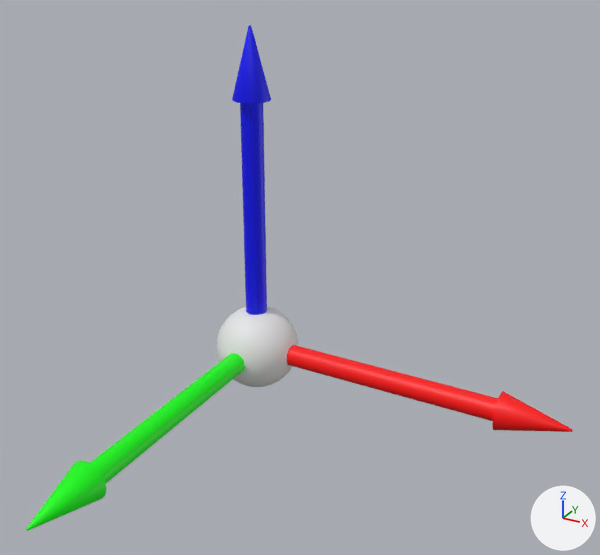
A saved change to the Blender file models/frame1.blend.
Before and after are seen from a 50 mm lens placed at (9.57, -15.24, 9.69), pointed at (1.81, -1.12, 2.63). Lighting does not change. The marker at lower right points along +X, +Y and +Z.
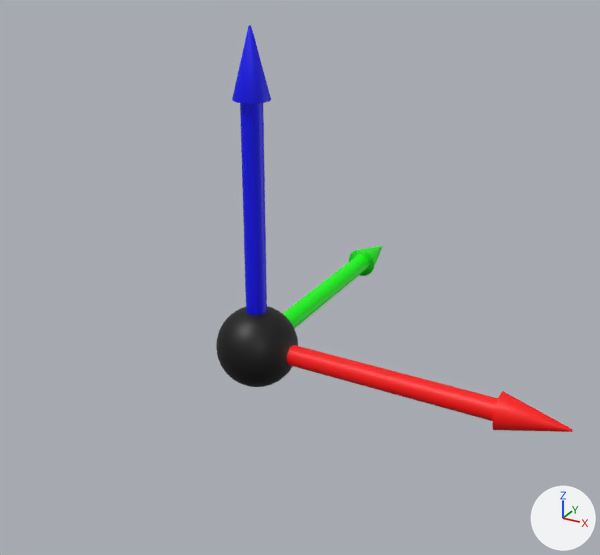
Pixel boxes (x1, y1, x2, y2) of what changed, in the pictures (600 x 555 px):
'Cylinder.001', turned
    before: (26, 353, 245, 530)
    after: (282, 246, 383, 329)
'Sphere', recoloured (white to black)
    both: (216, 306, 298, 387)

Patch to the scene script:
```diff
--- a/models/frame1.blend.py
+++ b/models/frame1.blend.py
@@ mat_material_004 @@
 mat_material_004 = principled_material('Material.004')
-mat_material_004.base_color = (0.8, 0.8, 0.8)  # white #e7e7e7
+mat_material_004.base_color = (0.0, 0.0, 0.0)  # black #000000
@@ ob_cylinder_001 @@
 ob_cylinder_001.location = (0.0, 0.0, 0.0)
-ob_cylinder_001.rotation_euler = (1.571, 0.0, 0.0)  # degrees (90, 0, 0)
+ob_cylinder_001.rotation_euler = (-1.571, 0.0, 0.0)  # degrees (-90, 0, 0)
 ob_cylinder_001.scale = (0.25, 0.25, 3.0)
```
